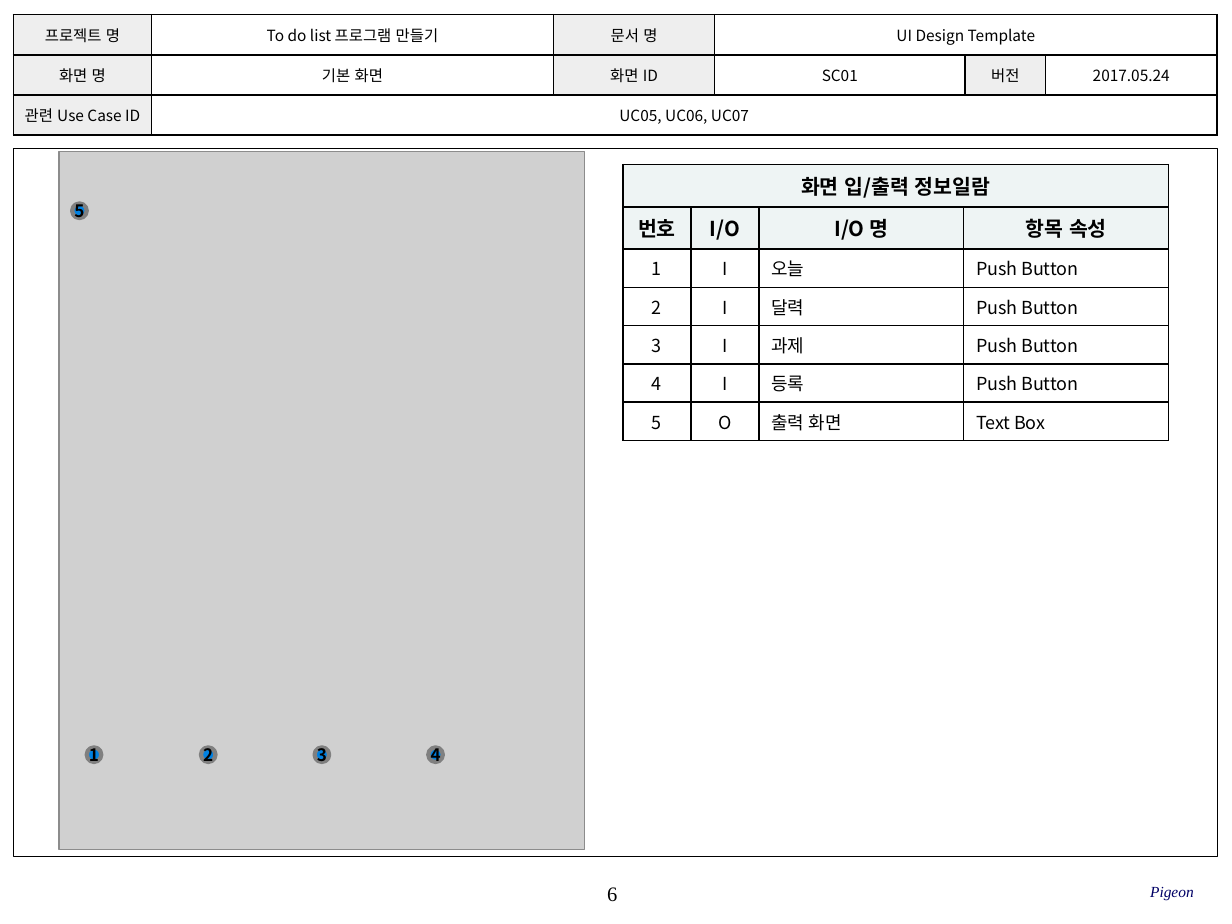
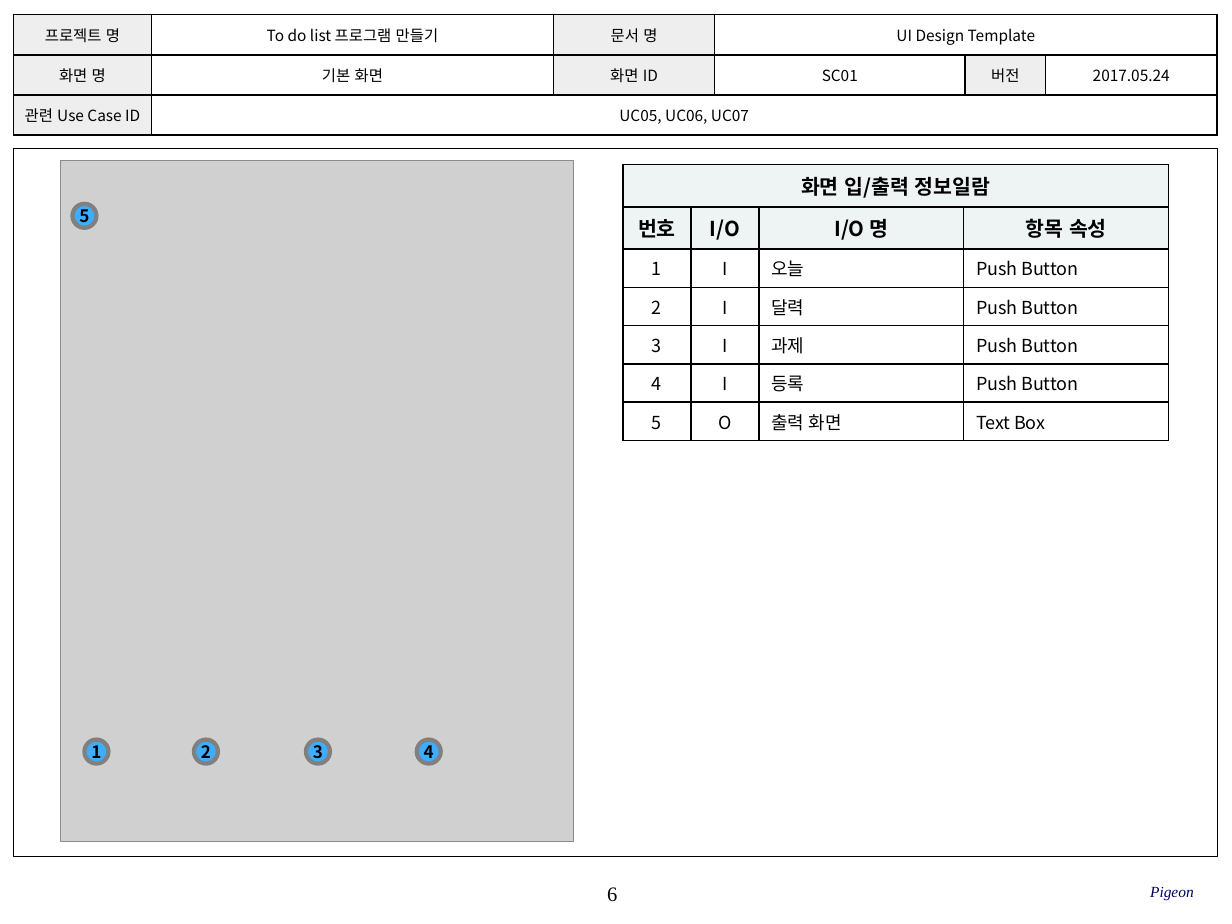
Before and after one commit to SE-admin/9, a slide deck: slide 6 of doc/3_ 설계서/UI Design Template_9_pigeon.pptx. Drawn at 1232x924 pixels with LibreOffice and Linux fonts; fonts in the diff are those of the drawing; grey boxes stand for pictures; background and template pictures are left out. Boxes give left, top, right and bottom in pixels: in the first picture for what was removed or moved away, otherwise in the second. Text is boxed around its words. In the diff, an @@ line names an element or a change of style, - is before the commit and + after.

Commit message:
# 서류 # UI Design Template_9_pigeon.pptx # 9,10p # 요구사항 변경으로 인한 설계서 변경

```diff
--- a/doc/3_ 설계서/UI Design Template_9_pigeon.pptx
+++ b/doc/3_ 설계서/UI Design Template_9_pigeon.pptx
@@ picture: place and size @@
-picture at [59,152,585,849]
+picture at [60,160,573,840]
@@ ellipse "5": place and size @@
-ellipse "5" at [73,203,87,218]
+ellipse "5" at [73,203,96,227]
@@ ellipse "1": place and size @@
-ellipse "1" at [86,748,101,763]
+ellipse "1" at [85,739,108,763]
@@ ellipse "2": place and size @@
-ellipse "2" at [201,748,216,763]
+ellipse "2" at [193,739,217,763]
@@ ellipse "3": place and size @@
-ellipse "3" at [314,748,329,763]
+ellipse "3" at [306,739,329,763]
@@ fill #0081E2 to #3FADFF in 5 elements at [193,739,217,763], [85,739,108,763], [306,739,329,763], [73,203,96,227], [416,739,440,763] @@
@@ ellipse "4": place and size @@
-ellipse "4" at [429,748,444,763]
+ellipse "4" at [416,739,440,763]
```
Also in this commit, not shown: 9 other slides changed.
